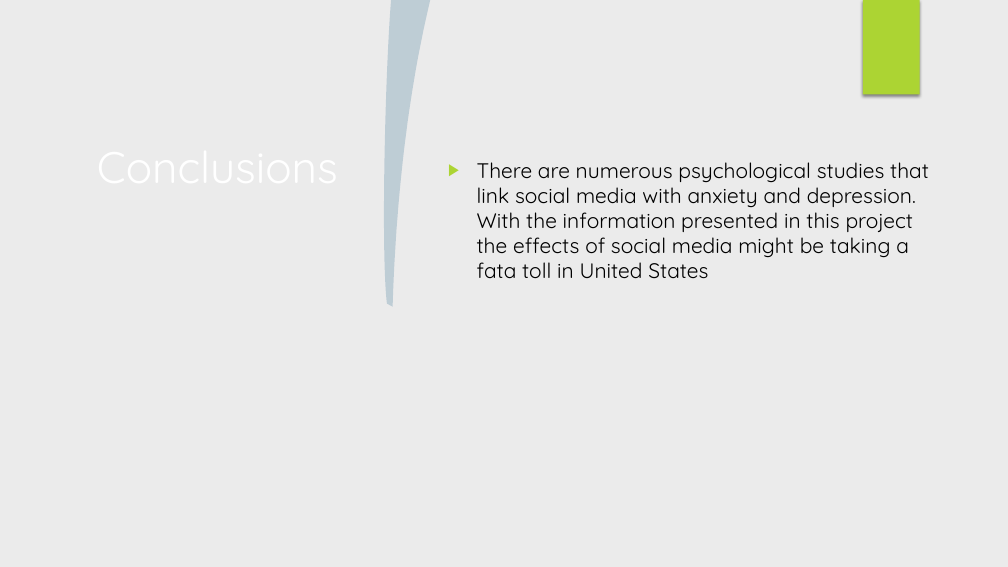
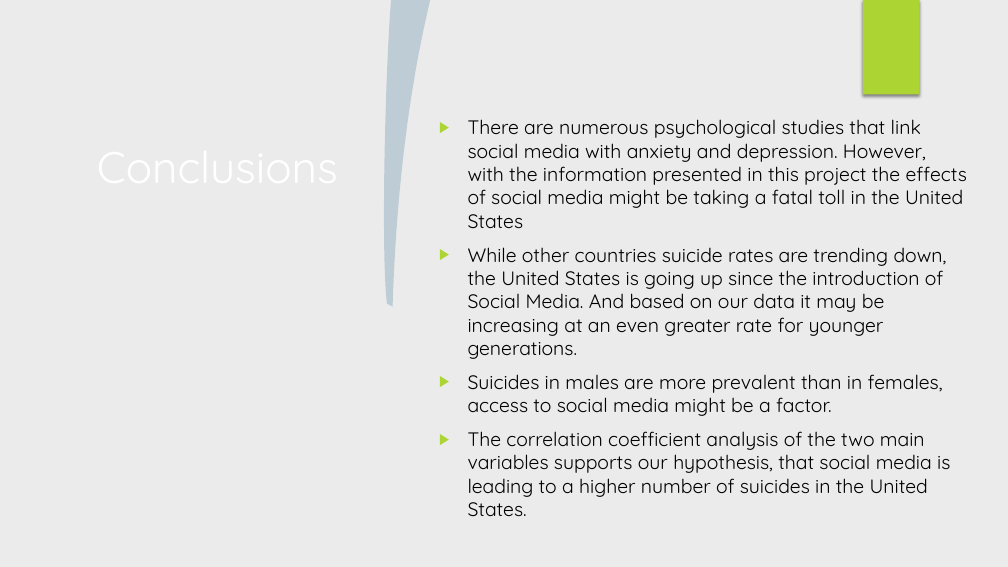
Before and after one commit to ludmilagd/SocialMediaUsageImpact, a slide deck: slide 18 of SocialMediaSuicideRate.pptx (slide 19 before the commit). Drawn at 1008x567 pixels with LibreOffice and Linux fonts; fonts in the diff are those of the drawing; background and template pictures are left out. Boxes give left, top, right and bottom in pixels: in the first picture for what was removed or moved away, otherwise in the second. Text is boxed around its words. In the diff, an @@ line names an element or a change of style, - is before the commit and + after.

Commit message:
adding powerpoint changes

```diff
--- a/SocialMediaSuicideRate.pptx
+++ b/SocialMediaSuicideRate.pptx
@@ text at (468,119,967,516): text changed; size 20 to 18.5 pt @@
-▶ There are numerous psychological studies that link social media with anxiety and depression. With the information presented in this project the effects of social media might be taking a fata toll in United States
+▶ There are numerous psychological studies that link social media with anxiety and depression. However, with the information presented in this project the effects of social media might be taking a fatal toll in the United States
+▶ While other countries suicide rates are trending down, the United States is going up since the introduction of Social Media. And based on our data it may be increasing at an even greater rate for younger generations.
+▶ Suicides in males are more prevalent than in females, access to social media might be a factor.
+▶ The correlation coefficient analysis of the two main variables supports our hypothesis, that social media is leading to a higher number of suicides in the United States.
```
Also in this commit, not shown: 11 other slides changed, 1 slide removed.
